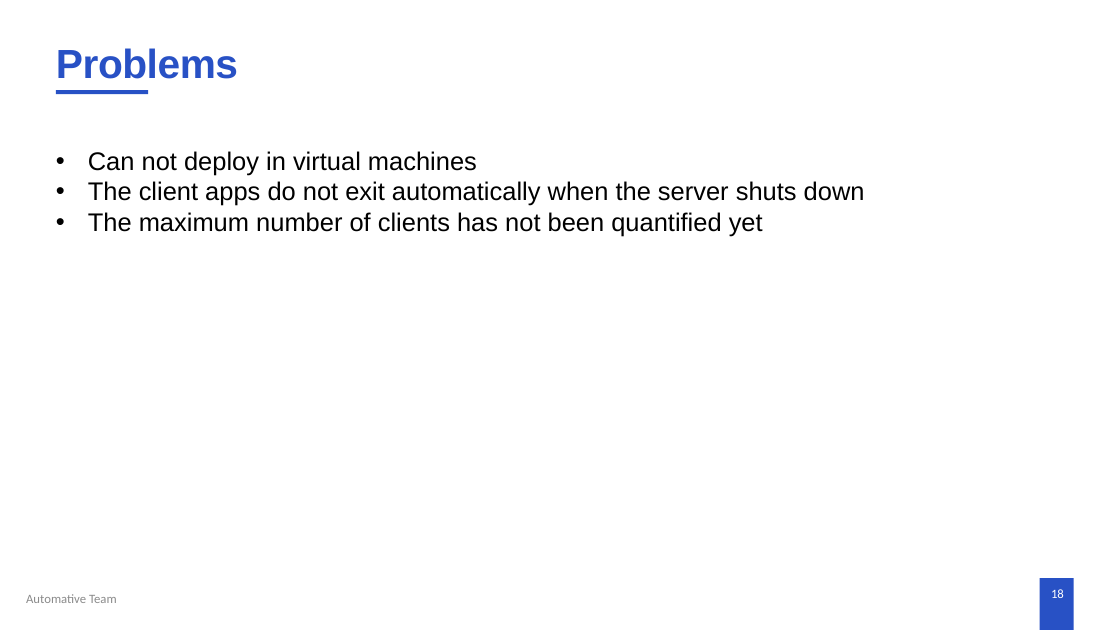
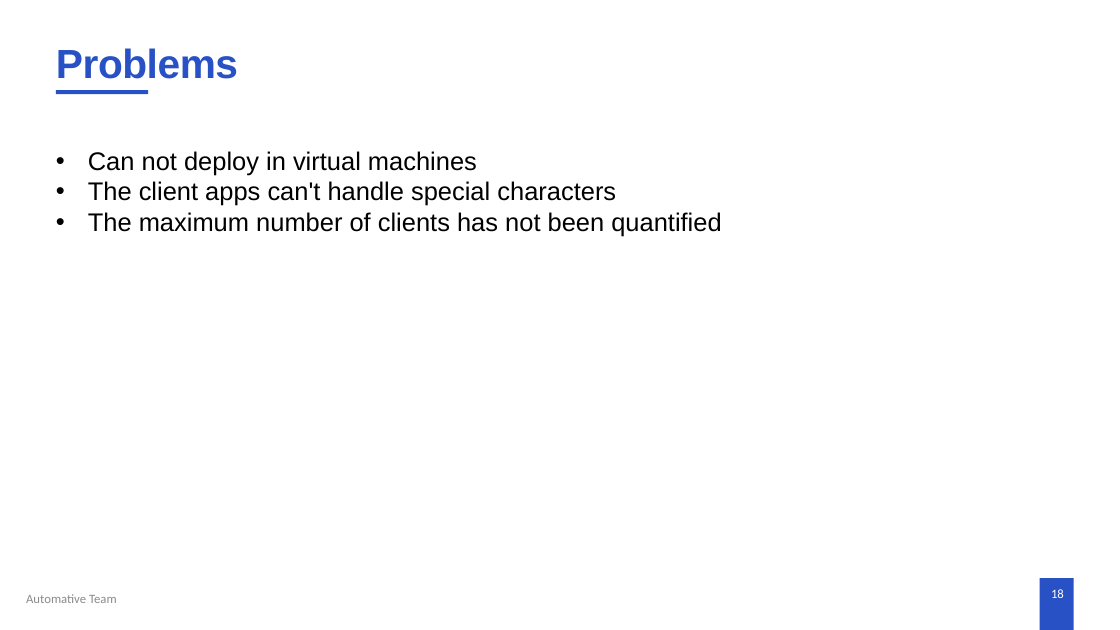
Before and after one commit to Tommy-ttan/message-project-Humax, a slide deck: slide 18 of Messenger project - automative team.pptx. Drawn at 1120x630 pixels with LibreOffice and Linux fonts; fonts in the diff are those of the drawing; background and template pictures are left out. Boxes give left, top, right and bottom in pixels: in the first picture for what was removed or moved away, otherwise in the second. Text is boxed around its words. In the diff, an @@ line names an element or a change of style, - is before the commit and + after.

Commit message:
fix error when server exits

```diff
--- a/Messenger project - automative team.pptx
+++ b/Messenger project - automative team.pptx
@@ text at [88,181,721,236]: text changed @@
-• The client apps do not exit automatically when the server shuts down
-• The maximum number of clients has not been quantified yet
+• The client apps can't handle special characters
+• The maximum number of clients has not been quantified
```
Also in this commit, not shown: 1 other slide changed, 4 other files.
